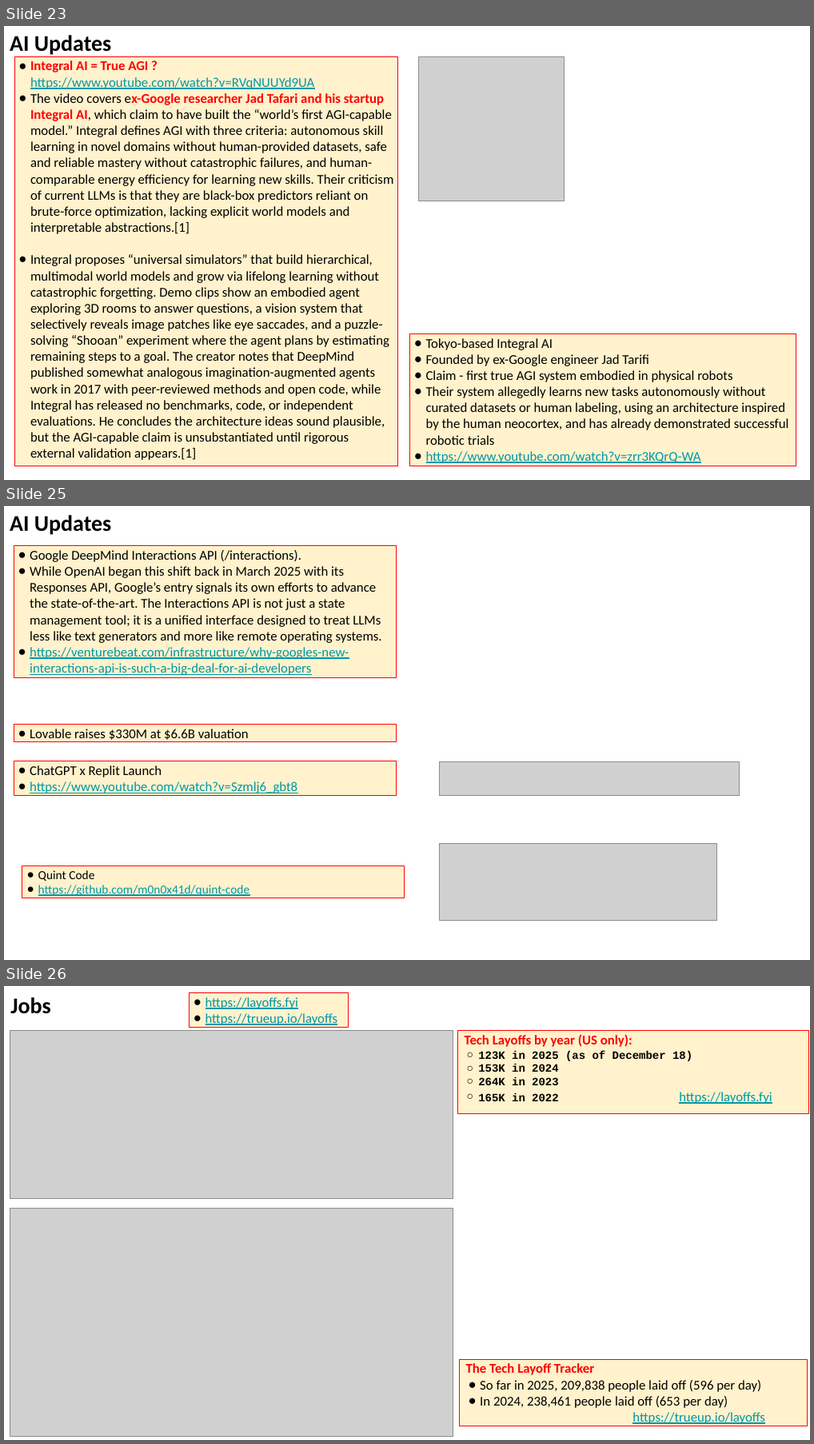
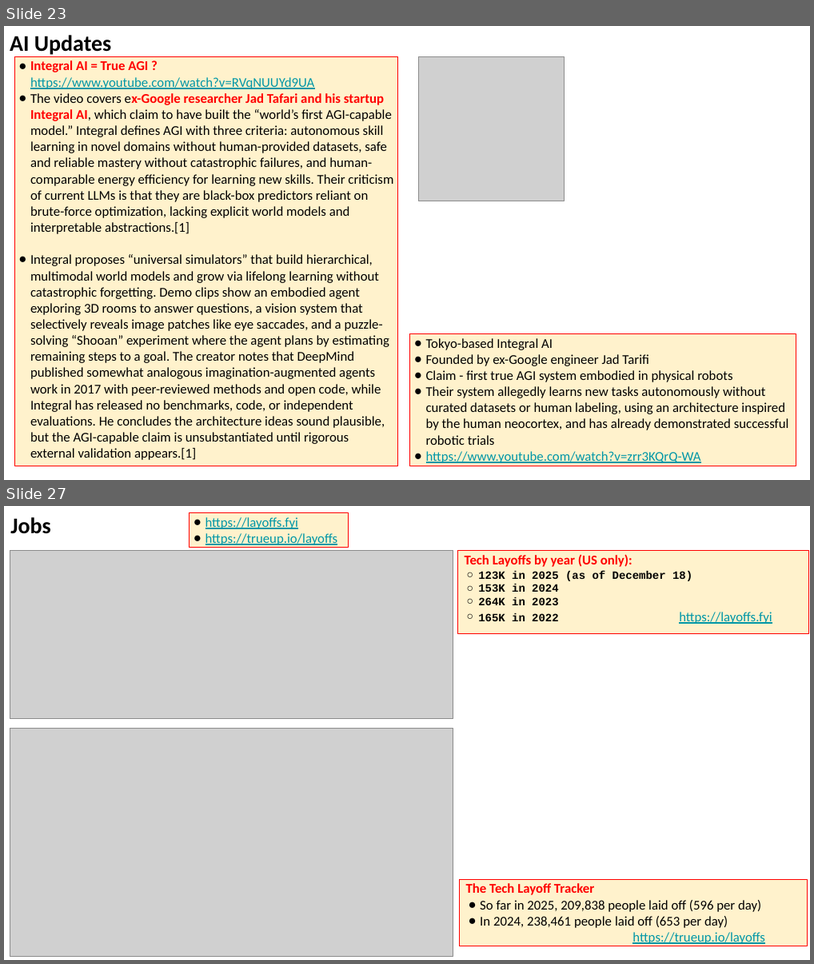
Before and after one commit to lselector/seminar, a slide deck: 2025/2025-12-19-AI-Updates.pptx. Shown one above the other, each under a label of ours: slides 23, 25 and 26 before the commit, slides 23 and 27 after it; the slides between them are not shown. The pictures are 814x1444 and 814x964 pixels, drawn with LibreOffice and Linux fonts; fonts in the diff are those of the drawing; grey boxes stand for pictures. Boxes give left, top, right and bottom in pixels: in the first picture for what was removed or moved away, otherwise in the second. Text is boxed around its words. In the diff, an @@ line names an element or a change of style, - is before the commit and + after.

```diff
--- a/2025/2025-12-19-AI-Updates.pptx
+++ b/2025/2025-12-19-AI-Updates.pptx
@@ slide 25 removed at bbox=[4, 506, 810, 960], background #FFFFFF @@
@@ text removed at bbox=[10, 515, 112, 535] @@
-AI Updates
@@ rectangle removed at bbox=[14, 545, 396, 678] @@
-● Google DeepMind Interactions API (/interactions).
-● While OpenAI began this shift back in March 2025 with its Responses API, Google’s entry signals its own efforts to advance the state-of-the-art. The Interactions API is not just a state management tool; it is a unified interface designed to treat LLMs less like text generators and more like remote operating systems.
-● https://venturebeat.com/infrastructure/why-googles-new-interactions-api-is-such-a-big-deal-for-ai-developers
@@ rectangle removed at bbox=[14, 724, 396, 741] @@
-● Lovable raises $330M at $6.6B valuation
@@ rectangle removed at bbox=[14, 761, 396, 795] @@
-● ChatGPT x Replit Launch
-● https://www.youtube.com/watch?v=Szmlj6_gbt8
@@ picture removed at bbox=[439, 762, 738, 796] @@
@@ picture removed at bbox=[439, 843, 717, 920] @@
@@ rectangle removed at bbox=[22, 866, 405, 897] @@
-● Quint Code
-● https://github.com/m0n0x41d/quint-code
@@ what was slide 26 is now slide 27 @@
```
Also in this commit, not shown: 3 slides changed, 2 slides added.
